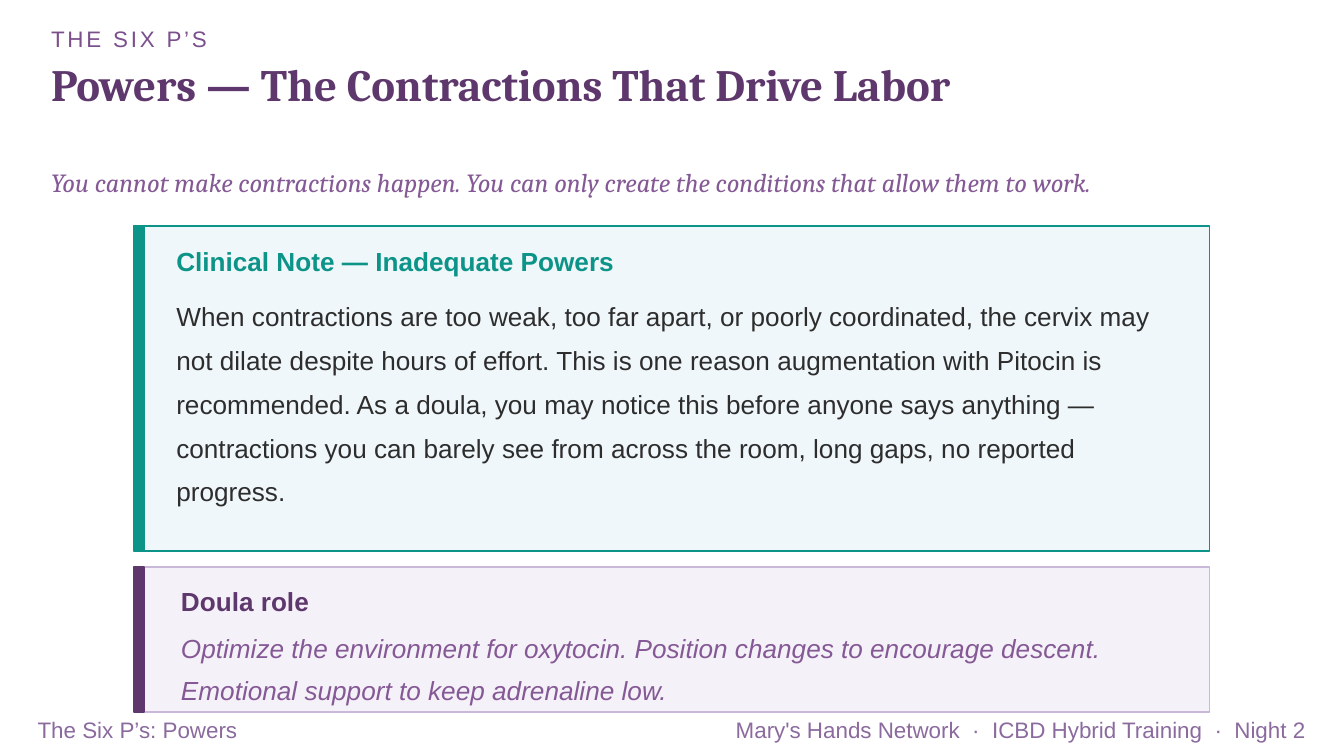
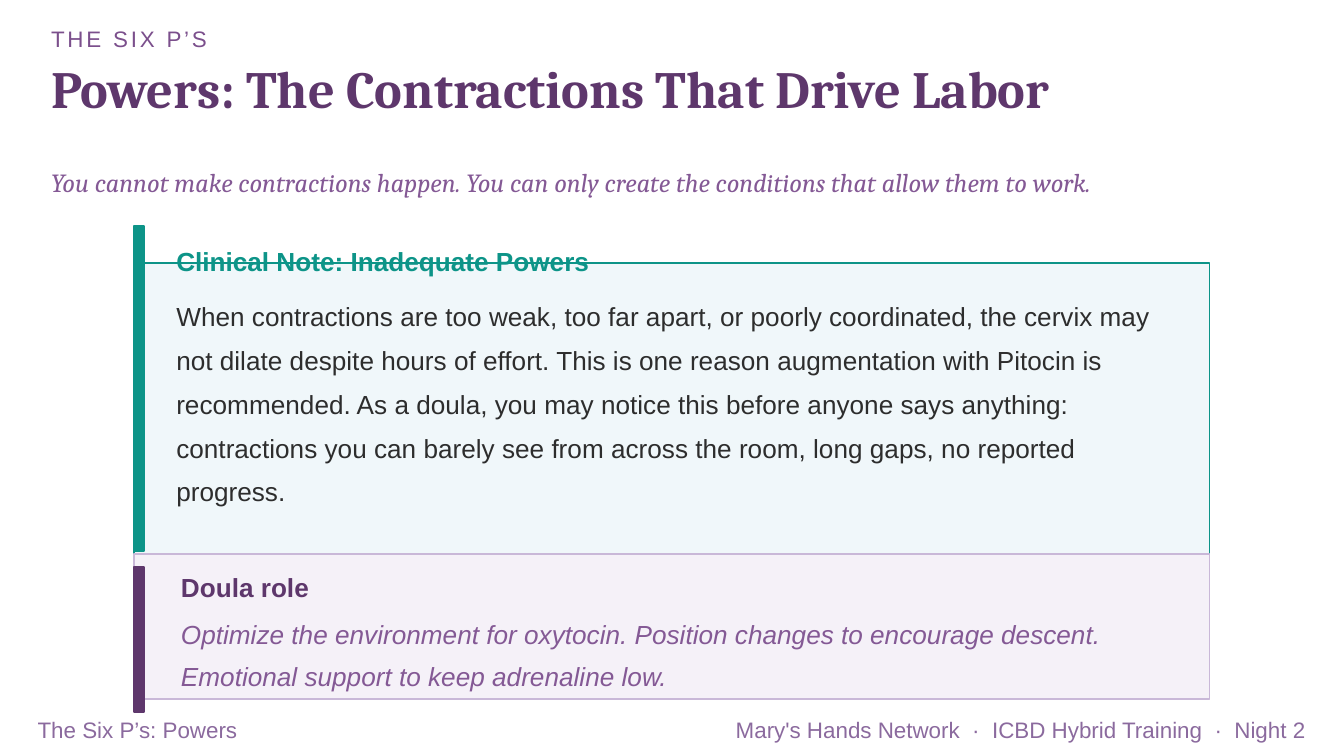
Before and after one commit to maryshandsnetwork-ai/MHNWebsiteTest, a slide deck: slide 30 of assets/training/mhn-icbd-night-2.pptx. Drawn at 1344x756 pixels with LibreOffice and Linux fonts; fonts in the diff are those of the drawing. Boxes give left, top, right and bottom in pixels: in the first picture for what was removed or moved away, otherwise in the second. Text is boxed around its words. In the diff, an @@ line names an element or a change of style, - is before the commit and + after.

```diff
--- a/assets/training/mhn-icbd-night-2.pptx
+++ b/assets/training/mhn-icbd-night-2.pptx
@@ text at (x1=51, y1=71, x2=1050, y2=109): text changed; size 24 to 28 pt @@
-Powers — The Contractions That Drive Labor
+Powers: The Contractions That Drive Labor
@@ rectangle resized from (x1=134, y1=226, x2=1210, y2=551) to (x1=134, y1=263, x2=1210, y2=564) @@
@@ text at (x1=176, y1=252, x2=589, y2=277): text changed @@
-Clinical Note — Inadequate Powers
+Clinical Note: Inadequate Powers
@@ text at (x1=176, y1=307, x2=1149, y2=507): text changed @@
-When contractions are too weak, too far apart, or poorly coordinated, the cervix may not dilate despite hours of effort. This is one reason augmentation with Pitocin is recommended. As a doula, you may notice this before anyone says anything — contractions you can barely see from across the room, long gaps, no reported progress.
+When contractions are too weak, too far apart, or poorly coordinated, the cervix may not dilate despite hours of effort. This is one reason augmentation with Pitocin is recommended. As a doula, you may notice this before anyone says anything: contractions you can barely see from across the room, long gaps, no reported progress.
@@ 2 texts, 1 rectangle moved together from (x1=134, y1=567, x2=1210, y2=712) to (x1=134, y1=554, x2=1210, y2=699) @@
```
Also in this commit, not shown: 70 other slides changed, 1 other file.
